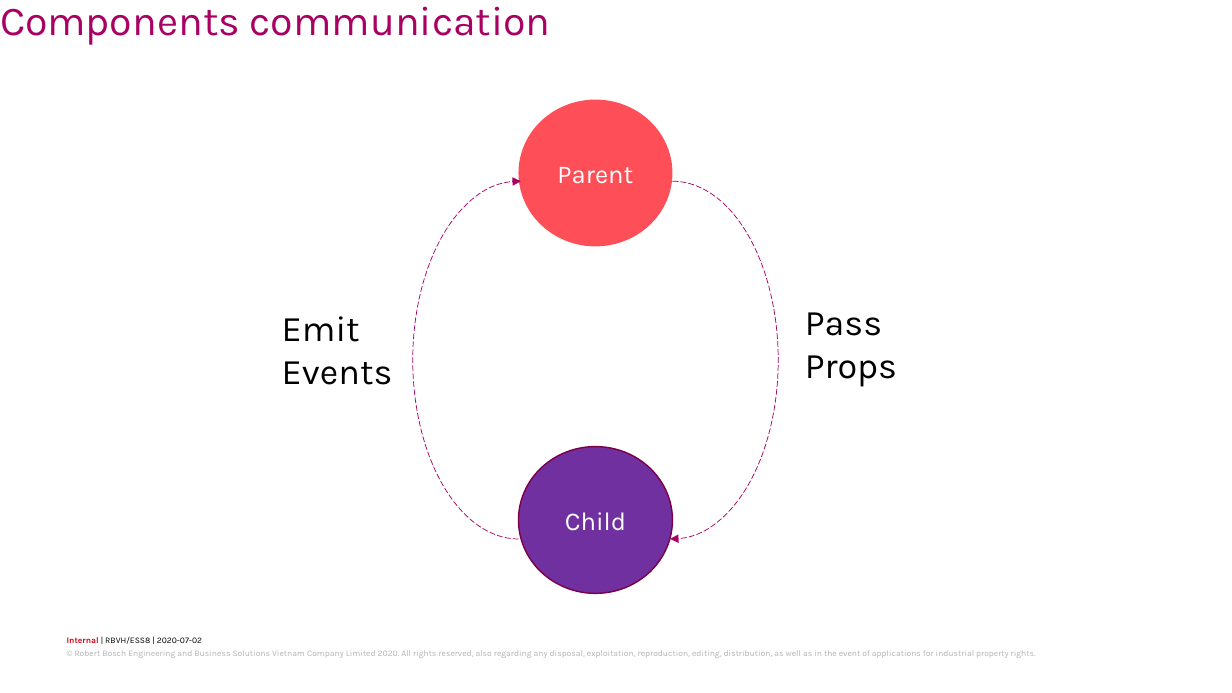
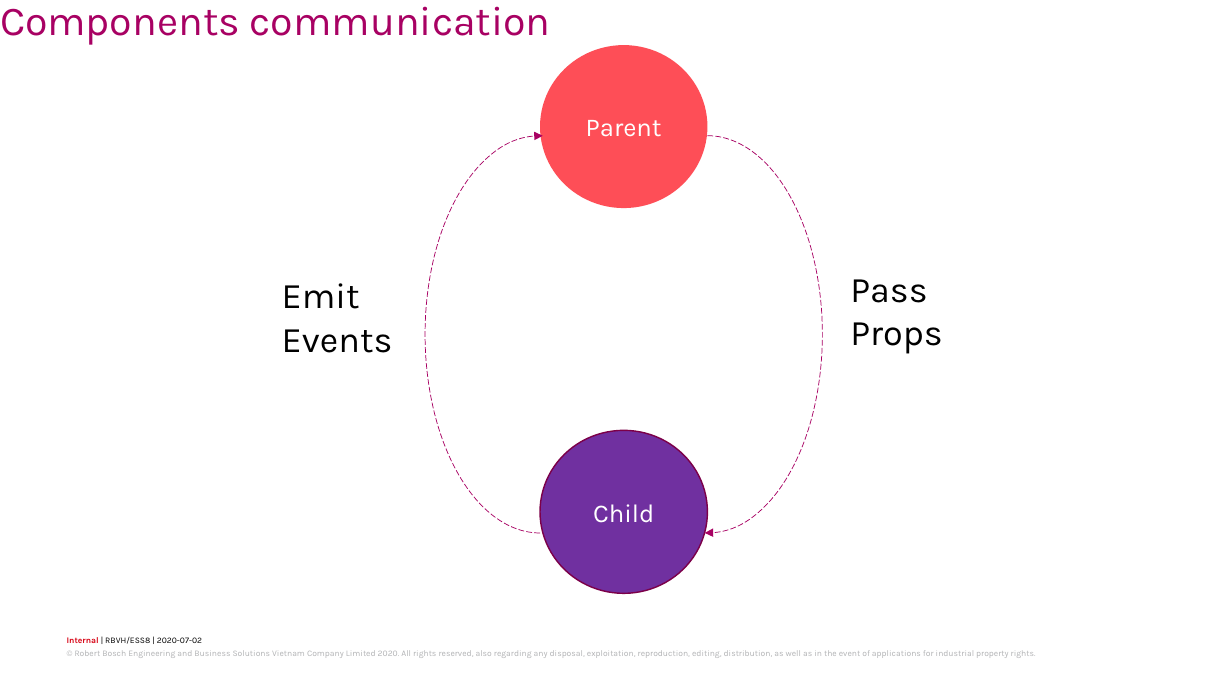
Before and after one commit to trancongduynguyen1997/sample-todo, a slide deck: slide 34 of Trần Công Duy Nguyên – EDA34.pptx. Drawn at 1232x693 pixels with LibreOffice and Linux fonts; fonts in the diff are those of the drawing; background and template pictures are left out. Boxes give left, top, right and bottom in pixels: in the first picture for what was removed or moved away, otherwise in the second. Text is boxed around its words. In the diff, an @@ line names an element or a change of style, - is before the commit and + after.

```diff
--- a/Trần Công Duy Nguyên – EDA34.pptx
+++ b/Trần Công Duy Nguyên – EDA34.pptx
@@ ellipse "Parent" resized from (x1=518, y1=100, x2=672, y2=246) to (x1=540, y1=45, x2=707, y2=208) @@
@@ arc (boxed as its full ellipse) resized from (x1=413, y1=181, x2=624, y2=538) to (x1=425, y1=136, x2=655, y2=533) @@
@@ arc (boxed as its full ellipse) resized from (x1=567, y1=181, x2=778, y2=538) to (x1=592, y1=136, x2=822, y2=533) @@
@@ text "Emit" moved from (x1=282, y1=316, x2=393, y2=385) to (x1=282, y1=283, x2=393, y2=353) @@
@@ text "Pass Props" moved from (x1=805, y1=312, x2=897, y2=387) to (x1=850, y1=279, x2=942, y2=354) @@
@@ ellipse "Child" resized from (x1=518, y1=447, x2=672, y2=593) to (x1=540, y1=430, x2=707, y2=593) @@
```
Also in this commit, not shown: 9 other slides changed.
